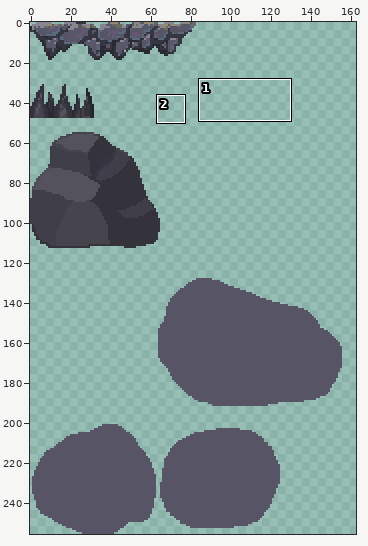
A sprite sheet gets an edit: AgainstFate/Assets/Sprites/Traps/Level2.png. The picture above shows the old version from afar; the outline marks the close-up.
Close-up. Earlier state:
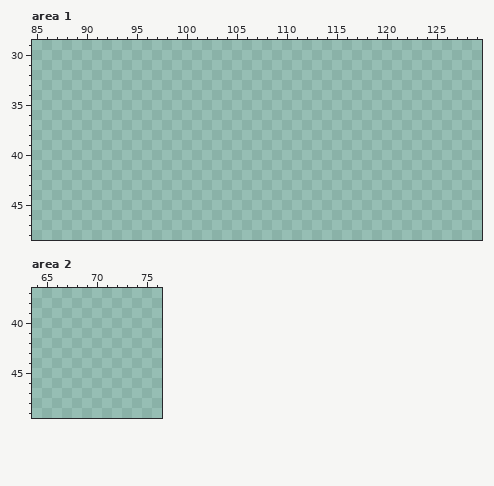
The file is 256x256 pixels. Colours within 5 levels of each other are drawn and written as one. Shown: area 1: x 85..129, y 29..48; area 2: x 64..76, y 37..49. The wide view leaves out empty margins. The commit also changed other parts of the picture, which this record leaves out.
And afterwards:
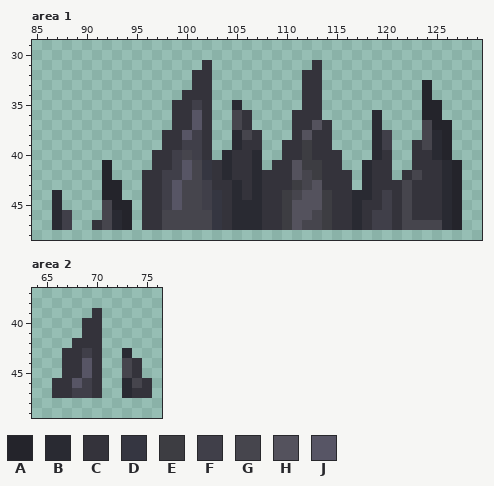
Palette (. is transparent): A #24242b  B #292a32  C #34333b  D #353641  E #3d3d42  F #403f49  G #46454d  H #54525d  J #575565
Difference:
--- area 1
@@ x 85..129 @@
 30 .............................................
-31 .............................................
-32 .............................................
-33 .............................................
-34 .............................................
-35 .............................................
-36 .............................................
-37 .............................................
-38 .............................................
-39 .............................................
-40 .............................................
-41 .............................................
-42 .............................................
-43 .............................................
-44 .............................................
-45 .............................................
-46 .............................................
-47 .............................................
+31 .................C..........C................
+32 ................CC.........CC................
+33 ................CC.........CC..........A.....
+34 ...............CCC.........CC..........A.....
+35 ..............CCFC..B......CC..........AA....
+36 ..............CCJC..GC....CCC.....B....AA....
+37 ..............CCJC..GC....CCHC....B....GAA...
+38 .............CCJFC..BGC...CHCC....BF...GBA...
+39 .............CCFFC..BCC..CCECC....BF..CGBA...
+40 ............CCFGFC.BCCB..CCECCC...BC..CCBA...
+41 .......A....CCFJGDCBCCB.CCHEECC..BCC..CCCBA..
+42 .......A...CCFFJGDCBCCBCCCHGECCC.BCC.CGCCBA..
+43 .......AA..CCFJGGFCCBCBCCCEGHCCC.BCCCGCCCBA..
+44 ..B....AA..CCFJGGFDCBCBCCEGHHECCBBCFCGCCCBA..
+45 ..B....GAA.CCFJGGFDCBBBCCEHHHECCBCCFCGCCCBA..
+46 ..BF...GBA.CCGGGGGDCBBBCCEHHGECCBCFFCGCCCBA..
+47 ..BF..CGBA.CCGGGGGDCBBBCCEHGGECCBCFFCGGGGBA..
 48 .............................................
--- area 2
@@ x 64..76 @@
 38 .............
-39 .............
-40 .............
-41 .............
-42 .............
-43 .............
-44 .............
-45 .............
-46 .............
-47 .............
+39 ......C......
+40 .....CC......
+41 .....CC......
+42 ....CCC......
+43 ...CCFC..B...
+44 ...CCJC..GC..
+45 ...CCJC..GC..
+46 ..CCJFC..BGC.
+47 ..CCFFC..BCC.
 48 .............
Changed places in both close-ups, as pixel boxes (x1, y1, x2, y2):
added: (52, 60, 462, 230)
added: (52, 308, 152, 398)
